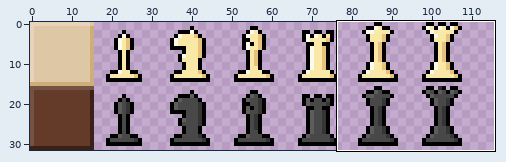
One commit to this sprite sheet: app/img/tileset.png. Above: a wide view before the commit, with the close-up outlined.
Close-up. Earlier state:
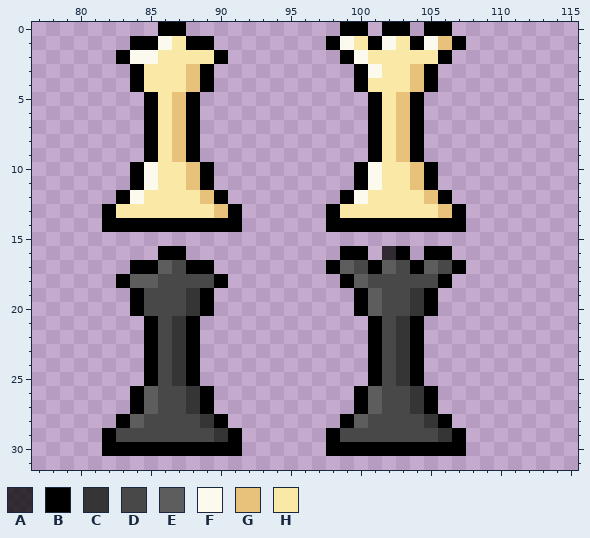
The file is 128x32 pixels. Shown: x 77..115, y 0..31. The wide view leaves out empty margins.
Palette (. is transparent): A #000000bb  B #000000  C #353535  D #484848  E #5d5d5d  F #fcf9ef  G #e8c17b  H #f9e8a6
Pixels before, first column x 82:
 0 ....BB...........BB.BB.BB.
 1 ..BBFHBB........BFHBFHBFGB
 2 .BFFHHHHB........BFHHHHHB.
 3 ..BHHHGB..........BFHHGB..
 4 ..BHHHGB..........BHHHGB..
 5 ...BHGB............BHGB...
 6 ...BHGB............BHGB...
 7 ...BHGB............BHGB...
 8 ...BHGB............BHGB...
 9 ...BHGB............BHGB...
10 ..BFHHGB..........BFHHGB..
11 ..BFHHGB..........BFHHGB..
12 .BFHHHHGB........BFHHHHGB.
13 BHHHHHHHGB......BHHHHHHHGB
14 BBBBBBBBBB......BBBBBBBBBB
15 ..........................
16 ....BB...........BB.AB.BB.
17 ..BBEDBB........BEDBEDBEDB
18 .BEEDDDDB........BEDDDDDB.
19 ..BDDDCB..........BEDDCB..
20 ..BDDDCB..........BEDDCB..
21 ...BDCB............BDCB...
22 ...BDCB............BDCB...
23 ...BDCB............BDCB...
24 ...BDCB............BDCB...
25 ...BDCB............BDCB...
26 ..BEDDCB..........BEDDCB..
27 ..BEDDCB..........BEDDCB..
28 .BEDDDDCB........BEDDDDCB.
29 BDDDDDDDCB......BDDDDDDDCB
30 BBBBBBBBBB......BBBBBBBBBB
And afterwards:
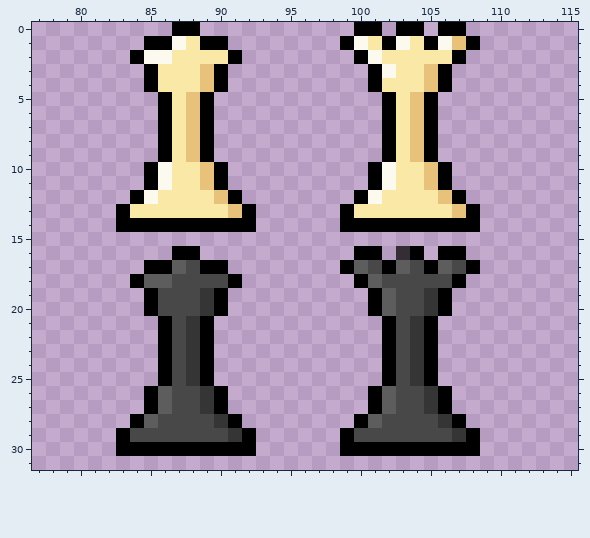
What changed:
Changed rows in their new state; - is an unchanged pixel.
first column x 82:
 0 ----.-B----------.-B.-B.-B-
 1 --.-BFH-B-------.BFHBFHBFGB
 2 -.B-F---HB-------.BF----HB-
 3 --.B--HGB---------.BF-HGB--
 4 --.B--HGB---------.B--HGB--
 5 ---.BHGB-----------.BHGB---
 6 ---.BHGB-----------.BHGB---
 7 ---.BHGB-----------.BHGB---
 8 ---.BHGB-----------.BHGB---
 9 ---.BHGB-----------.BHGB---
10 --.BF-HGB---------.BF-HGB--
11 --.BF-HGB---------.BF-HGB--
12 -.BF---HGB-------.BF---HGB-
13 .B------HGB-----.B------HGB
14 .---------B-----.---------B
16 ----.-B----------.-B.AB.-B-
17 --.-BED-B-------.BEDBEDBEDB
18 -.B-E---DB-------.BE----DB-
19 --.B--DCB---------.BE-DCB--
20 --.B--DCB---------.BE-DCB--
21 ---.BDCB-----------.BDCB---
22 ---.BDCB-----------.BDCB---
23 ---.BDCB-----------.BDCB---
24 ---.BDCB-----------.BDCB---
25 ---.BDCB-----------.BDCB---
26 --.BE-DCB---------.BE-DCB--
27 --.BE-DCB---------.BE-DCB--
28 -.BE---DCB-------.BE---DCB-
29 .B------DCB-----.B------DCB
30 .---------B-----.---------B
Pixel boxes of the changes (left, top, right, bottom) in both close-ups:
changed: (102, 22, 256, 456)
changed: (326, 22, 480, 456)
